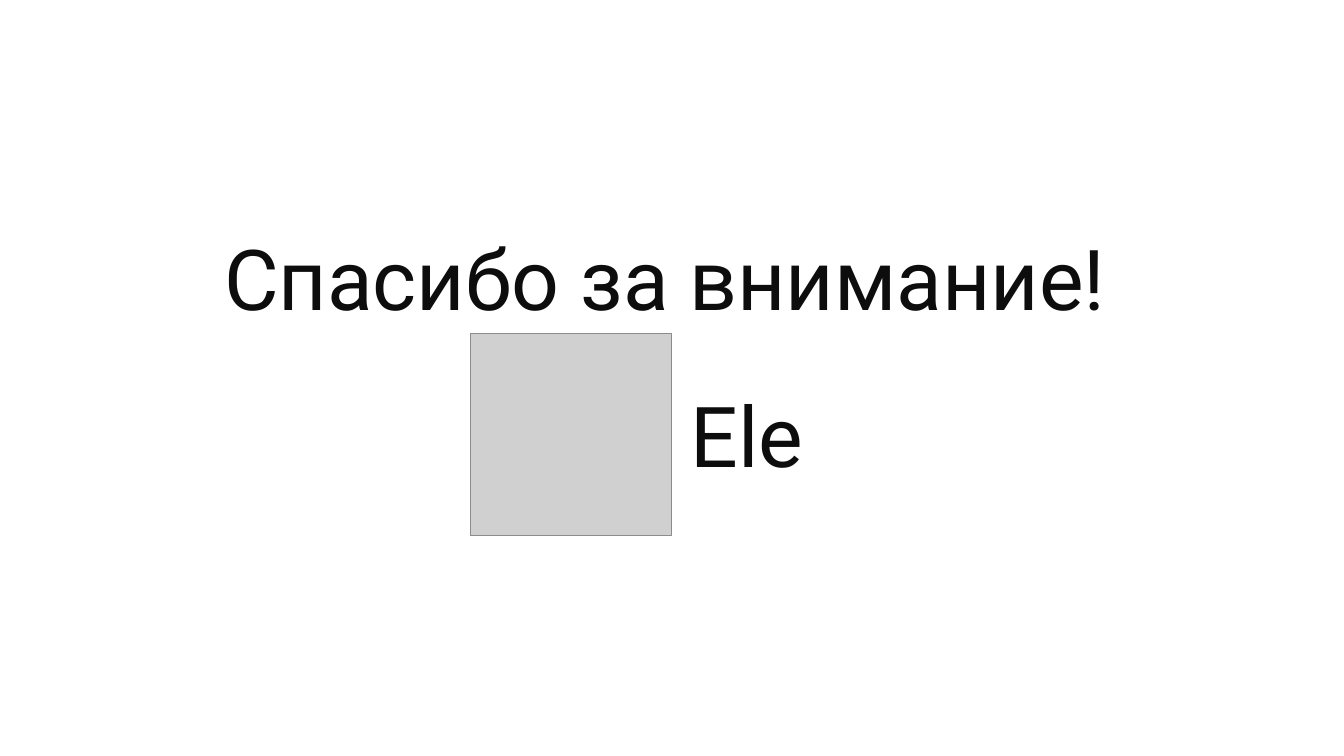
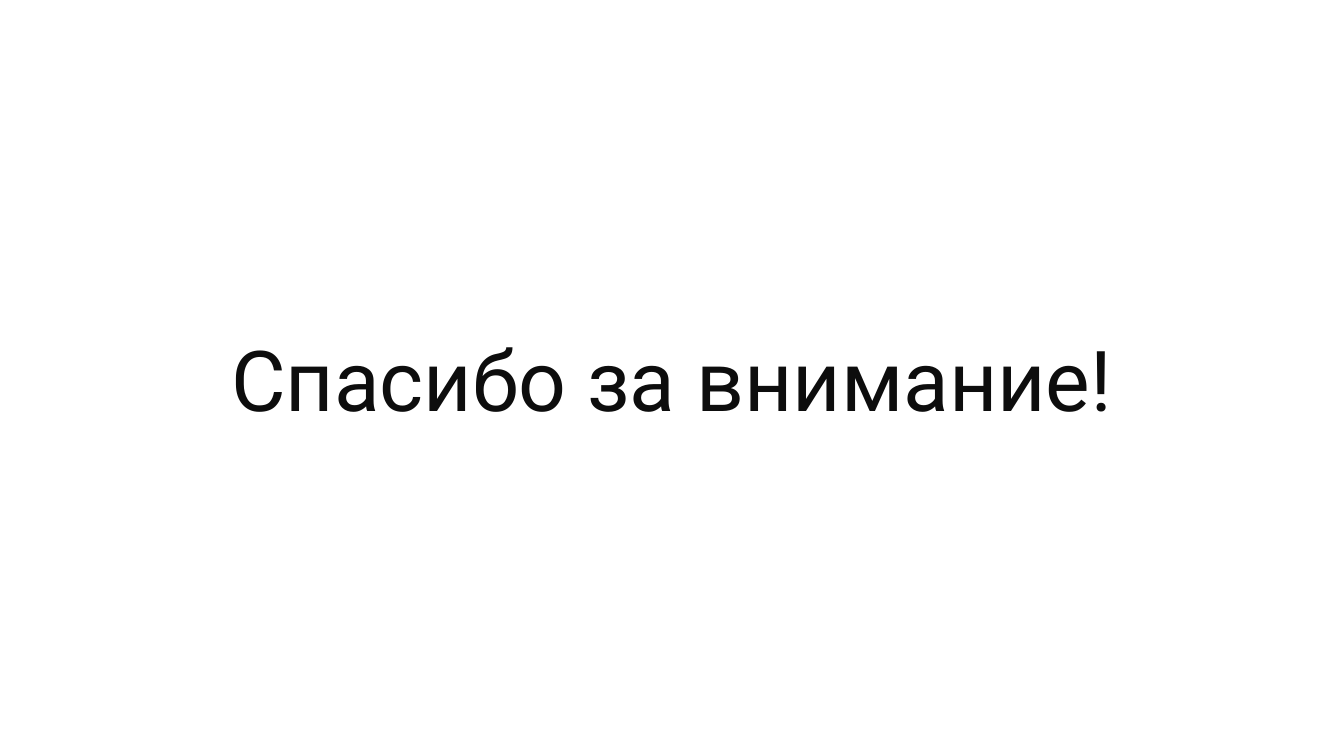
Before and after one commit to ele-group/smartbook, a slide deck: slide 20 of doc/presentation.pptx. Drawn at 1344x756 pixels with LibreOffice and Linux fonts; fonts in the diff are those of the drawing; grey boxes stand for pictures. Boxes give left, top, right and bottom in pixels: in the first picture for what was removed or moved away, otherwise in the second. Text is boxed around its words. In the diff, an @@ line names an element or a change of style, - is before the commit and + after.

Commit message:
poster add

```diff
--- a/doc/presentation.pptx
+++ b/doc/presentation.pptx
@@ text "Спасибо за внимание!": place and size @@
-text "Спасибо за внимание!" at (224,246,1106,311)
+text "Спасибо за внимание!" at (231,347,1112,412)
@@ picture removed at (470,334,671,535) @@
@@ title removed at (691,404,804,468) @@
-Ele
```
Also in this commit, not shown: 1 other slide changed, 1 other file.
